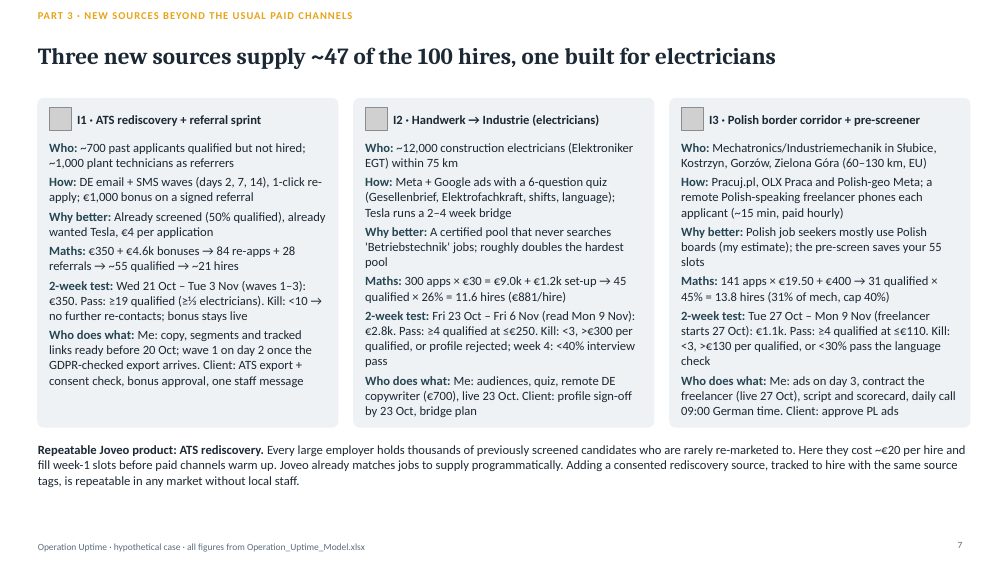
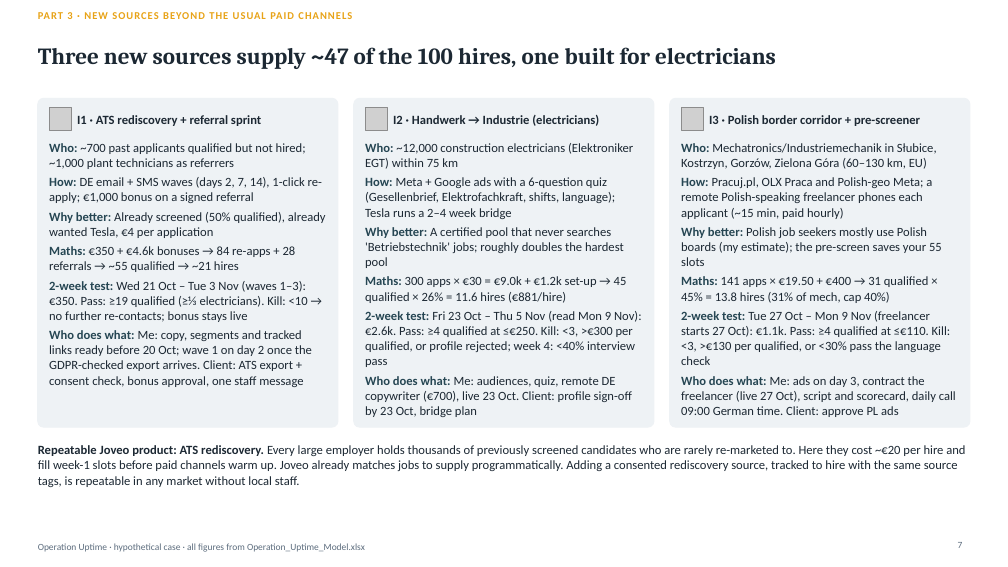
Before and after one commit to Anurag160596/haystack, a slide deck: slide 7 of operation_uptime/Operation_Uptime_Deck.pptx. Drawn at 1008x567 pixels with LibreOffice and Linux fonts; fonts in the diff are those of the drawing; grey boxes stand for pictures. Boxes give left, top, right and bottom in pixels: in the first picture for what was removed or moved away, otherwise in the second. Text is boxed around its words. In the diff, an @@ line names an element or a change of style, - is before the commit and + after.

```diff
--- a/operation_uptime/Operation_Uptime_Deck.pptx
+++ b/operation_uptime/Operation_Uptime_Deck.pptx
@@ text at (x1=365, y1=311, x2=642, y2=367): text changed @@
-2-week test: Fri 23 Oct – Fri 6 Nov (read Mon 9 Nov): €2.8k. Pass: ≥4 qualified at ≤€250. Kill: <3, >€300 per qualified, or profile rejected; week 4: <40% interview pass
+2-week test: Fri 23 Oct – Thu 5 Nov (read Mon 9 Nov): €2.6k. Pass: ≥4 qualified at ≤€250. Kill: <3, >€300 per qualified, or profile rejected; week 4: <40% interview pass
```
Also in this commit, not shown: 1 other slide changed, 7 other files.
